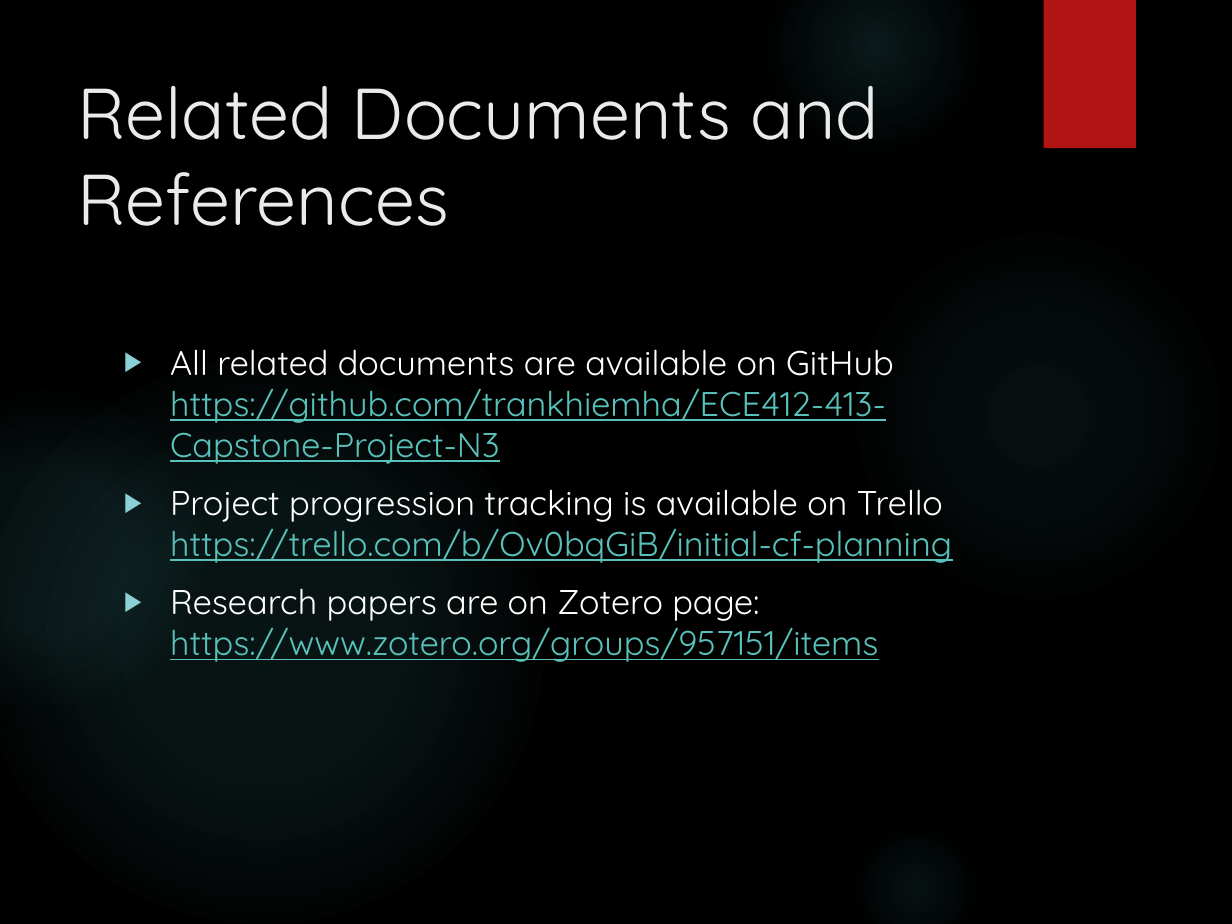
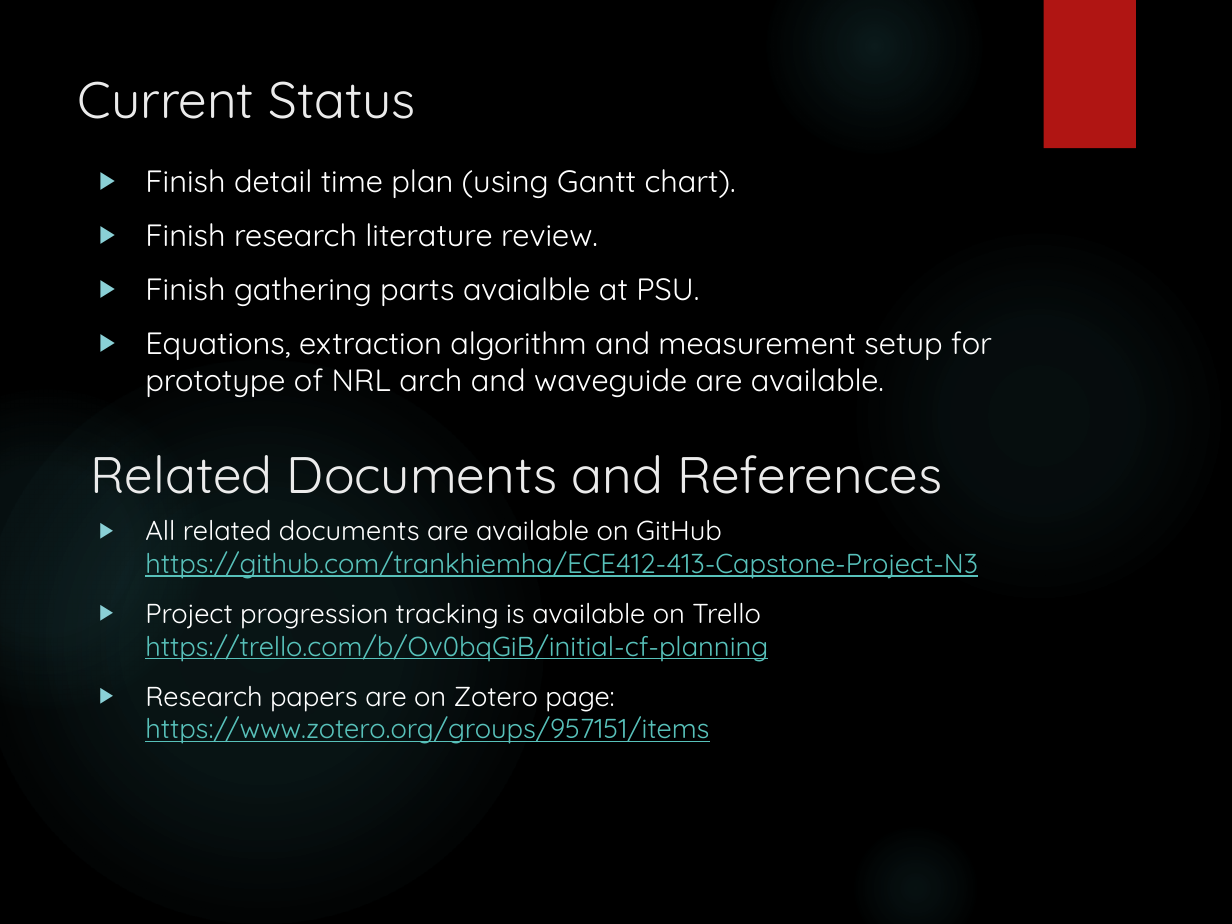
Before and after one commit to trankhiemha/ECE412-413-Capstone-Project-N3, a slide deck: slide 15 of Capstone project proposal presentation.pptx (slide 12 before the commit). Drawn at 1232x924 pixels with LibreOffice and Linux fonts; fonts in the diff are those of the drawing; background and template pictures are left out. Boxes give left, top, right and bottom in pixels: in the first picture for what was removed or moved away, otherwise in the second. Text is boxed around its words. In the diff, an @@ line names an element or a change of style, - is before the commit and + after.

```diff
--- a/Capstone project proposal presentation.pptx
+++ b/Capstone project proposal presentation.pptx
@@ title added at [78,81,416,119], 30 pt, text #EBEBEB @@
+Current Status
@@ text added at [145,169,992,397], 18 pt, text #FFFFFF @@
+▶ Finish detail time plan (using Gantt chart).
+▶ Finish research literature review.
+▶ Finish gathering parts avaialble at PSU.
+▶ Equations, extraction algorithm and measurement setup for prototype of NRL arch and waveguide are available.
@@ text "Related Documents and References": place and size @@
-text "Related Documents and References" at [78,85,879,226]
+text "Related Documents and References" at [91,455,942,494]
@@ text "Related Documents and References" at [91,455,942,494]: size 42 to 30 pt @@
@@ text "All related documents are available ...": place and size @@
-text "All related documents are available ..." at [170,349,952,662]
+text "All related documents are available ..." at [145,520,978,744]
@@ text "All related documents are available ..." at [145,520,978,744]: size 20 to 16 pt @@
```
Also in this commit, not shown: 8 other slides changed, 4 slides added, 1 slide removed.
